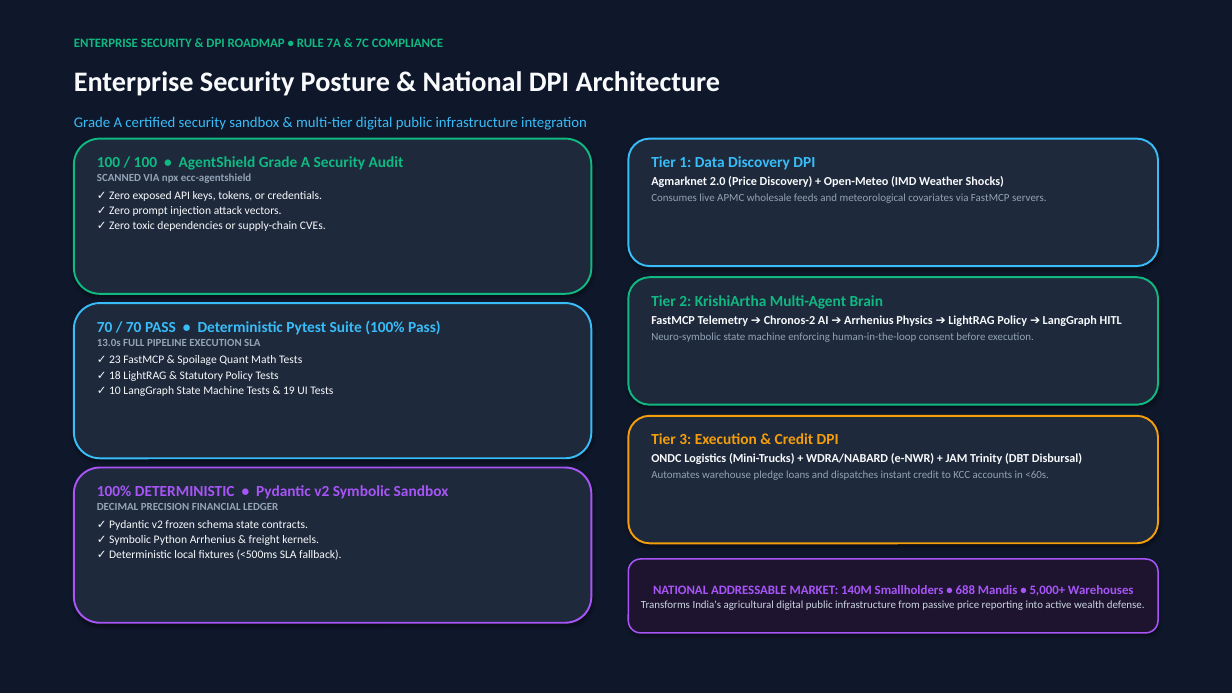
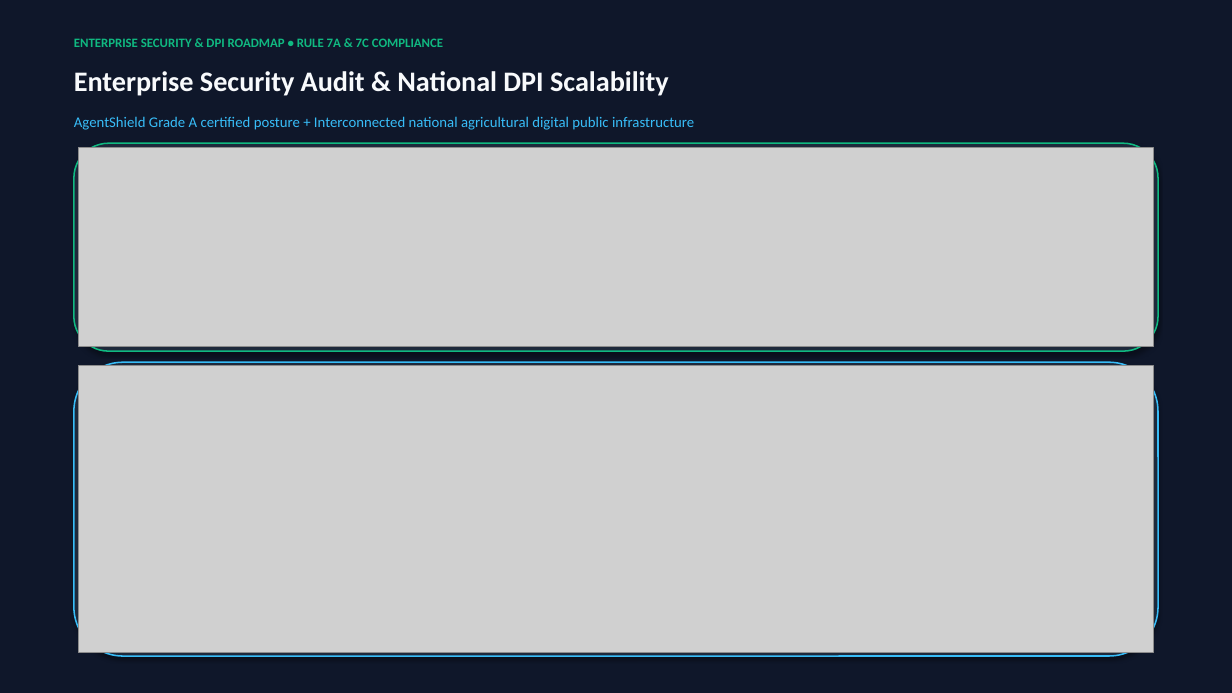
Before and after one commit to 0xabhilok/krishiartha-mcp, a slide deck: slide 8 of docs/KrishiArtha_MCP_Pitch_Deck.pptx. Drawn at 1232x693 pixels with LibreOffice and Linux fonts; fonts in the diff are those of the drawing; grey boxes stand for pictures. Boxes give left, top, right and bottom in pixels: in the first picture for what was removed or moved away, otherwise in the second. Text is boxed around its words. In the diff, an @@ line names an element or a change of style, - is before the commit and + after.

```diff
--- a/docs/KrishiArtha_MCP_Pitch_Deck.pptx
+++ b/docs/KrishiArtha_MCP_Pitch_Deck.pptx
@@ text at [74,71,669,96]: text changed @@
-Enterprise Security Posture & National DPI Architecture
+Enterprise Security Audit & National DPI Scalability
@@ text at [74,116,694,130]: text changed @@
-Grade A certified security sandbox & multi-tier digital public infrastructure integration
+AgentShield Grade A certified posture + Interconnected national agricultural digital public infrastructure
@@ rounded rectangle: place and size @@
-rounded rectangle at [74,139,592,294]
+rounded rectangle at [74,143,1158,351]
@@ rounded rectangle at [74,143,1158,351]: outline #10B981 1.5 pt to #10B981 1.2 pt @@
@@ picture added at [79,148,1153,347] @@
@@ rounded rectangle removed at [628,139,1158,266] @@
@@ text removed at [97,156,404,231] @@
-100 / 100 • AgentShield Grade A Security Audit
-SCANNED VIA npx ecc-agentshield
-✓ Zero exposed API keys, tokens, or credentials.
-✓ Zero prompt injection attack vectors.
-✓ Zero toxic dependencies or supply-chain CVEs.
@@ text removed at [651,156,1047,203] @@
-Tier 1: Data Discovery DPI
-Agmarknet 2.0 (Price Discovery) + Open-Meteo (IMD Weather Shocks)
-Consumes live APMC wholesale feeds and meteorological covariates via FastMCP servers.
@@ rounded rectangle removed at [628,277,1158,405] @@
@@ text removed at [651,295,1122,342] @@
-Tier 2: KrishiArtha Multi-Agent Brain
-FastMCP Telemetry ➔ Chronos-2 AI ➔ Arrhenius Physics ➔ LightRAG Policy ➔ LangGraph HITL
-Neuro-symbolic state machine enforcing human-in-the-loop consent before execution.
@@ text removed at [97,321,441,396] @@
-70 / 70 PASS • Deterministic Pytest Suite (100% Pass)
-13.0s FULL PIPELINE EXECUTION SLA
-✓ 23 FastMCP & Spoilage Quant Math Tests
-✓ 18 LightRAG & Statutory Policy Tests
-✓ 10 LangGraph State Machine Tests & 19 UI Tests
@@ rounded rectangle: place and size @@
-rounded rectangle at [74,303,592,458]
+rounded rectangle at [74,362,1158,656]
@@ rounded rectangle at [74,362,1158,656]: outline #38BDF8 1.5 pt to #38BDF8 1.2 pt @@
@@ picture added at [79,366,1153,653] @@
@@ rounded rectangle removed at [628,416,1158,543] @@
@@ text removed at [651,433,1082,480] @@
-Tier 3: Execution & Credit DPI
-ONDC Logistics (Mini-Trucks) + WDRA/NABARD (e-NWR) + JAM Trinity (DBT Disbursal)
-Automates warehouse pledge loans and dispatches instant credit to KCC accounts in <60s.
@@ rounded rectangle removed at [74,468,592,623] @@
@@ text removed at [97,485,449,560] @@
-100% DETERMINISTIC • Pydantic v2 Symbolic Sandbox
-DECIMAL PRECISION FINANCIAL LEDGER
-✓ Pydantic v2 frozen schema state contracts.
-✓ Symbolic Python Arrhenius & freight kernels.
-✓ Deterministic local fixtures (<500ms SLA fallback).
@@ rounded rectangle removed at [628,559,1158,633] @@
-NATIONAL ADDRESSABLE MARKET: 140M Smallholders • 688 Mandis • 5,000+ Warehouses
-Transforms India's agricultural digital public infrastructure from passive price reporting into active wealth defense.
```
Also in this commit, not shown: 2 other slides changed, 20 other files.
